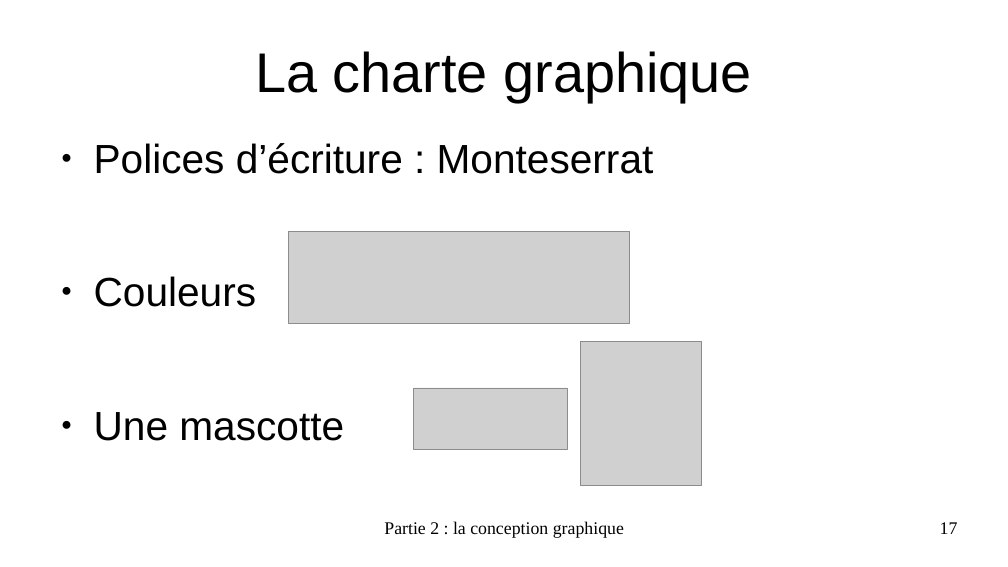
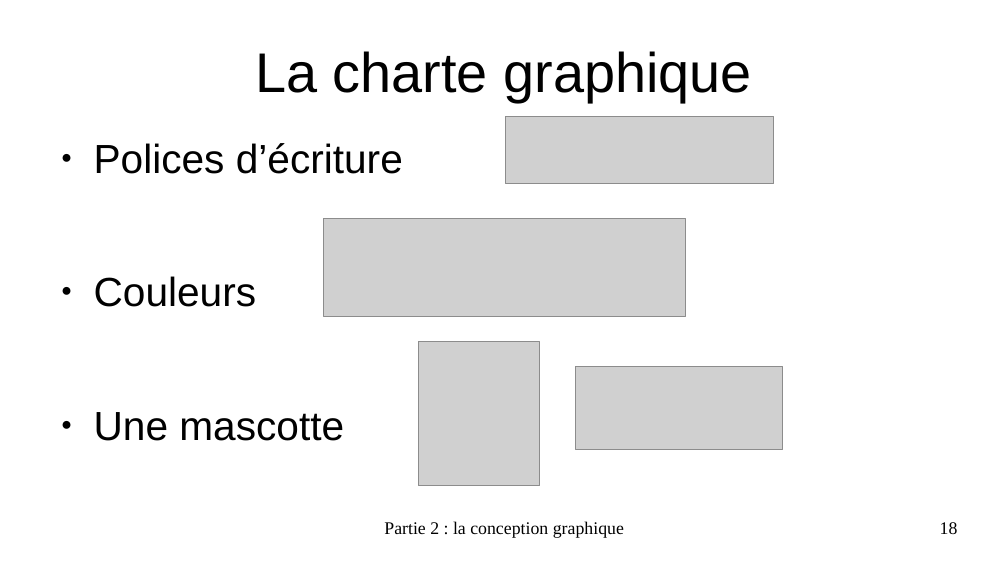
Before and after one commit to EmmaBroudic/Projet-Nooky, a slide deck: slide 18 of doc/Nooky4.odp (slide 17 before the commit). Drawn at 1008x567 pixels with LibreOffice and Linux fonts; fonts in the diff are those of the drawing; grey boxes stand for pictures. Boxes give left, top, right and bottom in pixels: in the first picture for what was removed or moved away, otherwise in the second. Text is boxed around its words. In the diff, an @@ line names an element or a change of style, - is before the commit and + after.

```diff
--- a/doc/Nooky4.odp
+++ b/doc/Nooky4.odp
@@ picture added at [506, 116, 775, 184] @@
@@ text at [94, 143, 403, 174]: text changed @@
-● Polices d’écriture : Monteserrat
+● Polices d’écriture
@@ picture: place and size @@
-picture at [289, 231, 630, 324]
+picture at [324, 219, 686, 316]
@@ picture: place and size @@
-picture at [414, 388, 568, 450]
+picture at [419, 342, 541, 486]
@@ picture: place and size @@
-picture at [581, 342, 702, 486]
+picture at [576, 367, 783, 450]
@@ page number at [940, 522, 958, 534]: text changed @@
-17
+18
```
Also in this commit, not shown: 23 other slides changed, 12 slides added, 28 other files.
